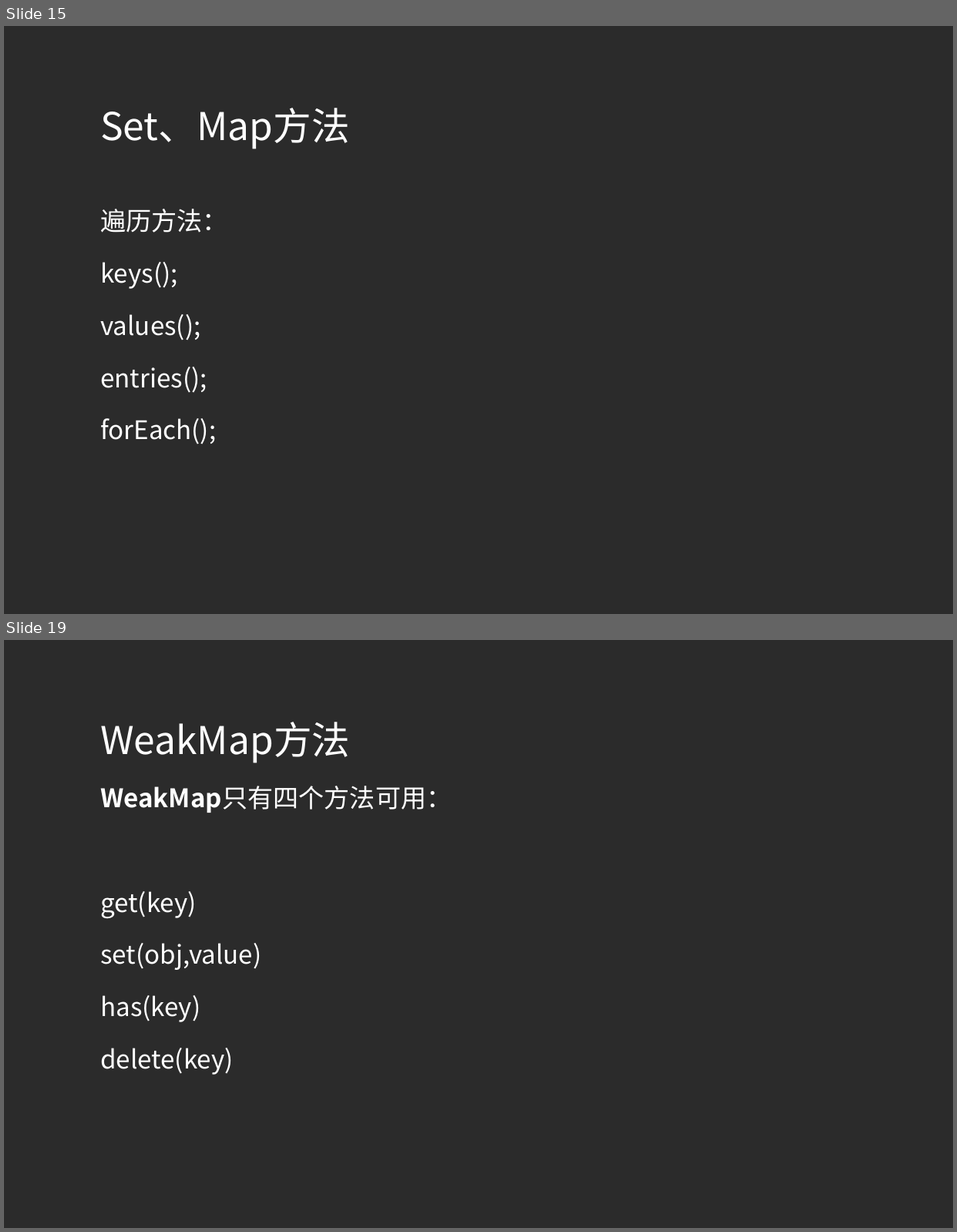
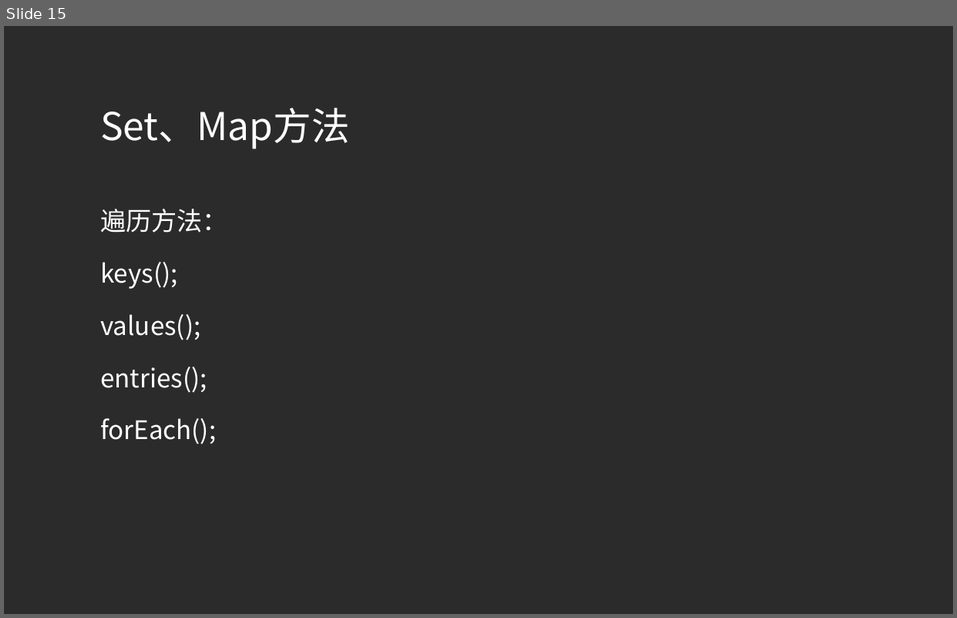
Before and after one commit to yiqisweet/node, a slide deck: ppt/TP03.ppt. Shown one above the other, each under a label of ours: slides 15 and 19 before the commit, slide 15 after it; the slides between them are not shown. The pictures are 957x1232 and 957x618 pixels, drawn with LibreOffice and Linux fonts; fonts in the diff are those of the drawing; background and template pictures are left out; a plain dark background stands for a picture behind light text. Boxes give left, top, right and bottom in pixels: in the first picture for what was removed or moved away, otherwise in the second. Text is boxed around its words. In the diff, an @@ line names an element or a change of style, - is before the commit and + after.

```diff
--- a/ppt/TP03.ppt
+++ b/ppt/TP03.ppt
@@ slide 19 removed at (4, 640, 953, 1228), background picture (left out) @@
@@ title removed at (100, 722, 350, 763) @@
-WeakMap方法
@@ text removed at (100, 786, 451, 1074) @@
-WeakMap只有四个方法可用：
-get(key)
-set(obj,value)
-has(key)
-delete(key)
```
Also in this commit, not shown: 2 slides changed, 4 other slides removed, 6 other files.
